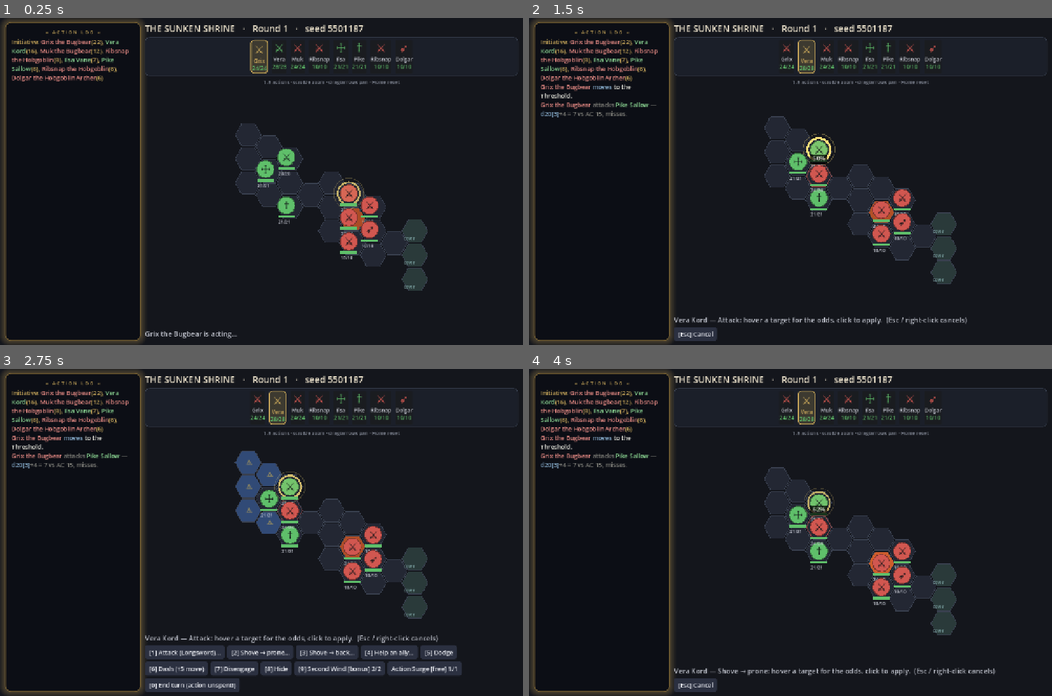
Above: before the commit, frames 1-4 (two rows, left to right).
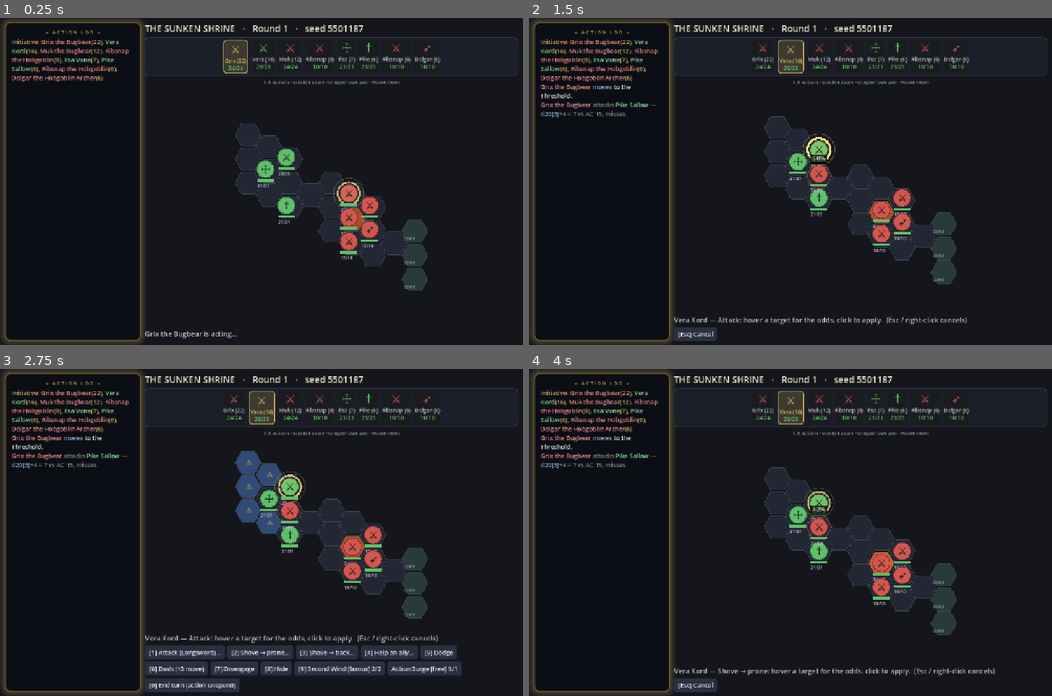
Above: after the commit, the same moments.

Repository: EgecanOzcakar/sorcmerc
Game: Godot game, scene res://scenes/main.tscn
Same seed, same stepped clock (60 frames per second), same inputs: the game is played once before the commit and once after it. This scene is started directly instead of the project's main scene.
Inputs (mouse positions are in pixels of both pictures, inside the frame that each line leads up to):
- Up to frame 1 (0.25 s): no input
- Up to frame 2 (1.5 s): tap Enter at 0.5 s; drag from (790, 181) to (842, 109) at 0.52 s; click "[1] Attack (Longsword)…" at 1.25 s
- Up to frame 3 (2.75 s): click "[Esc] Cancel" at 2 s
- Up to frame 4 (4 s): click "[2] Shove → prone…" at 2.75 s; tap Enter at 3.5 s; drag from (685, 548) to (764, 597) at 3.52 s

The runs differ from the first frame. In frame 1, 1.5% of the frame differs, in the area x 42-85%, y 6-17%; in frame 2, 1.3%; in frame 3, 1.3%; in frame 4, 1.3%.

Commit message:
main: restore the initiative number alongside HP in the turn-order strip
T29 dropped the initiative label, reasoning the strip is already the
order. The number still matters tactically though (how far ahead or
behind someone is), and the request was to add HP, not replace
initiative with it. The tile sequence was never initiative-vs-HP either
way -- always cb.order, untouched; only the per-tile label swapped. Name
label now carries the roll ("Vera (14)"), HP stays on its own line below.

Co-Authored-By: Claude Sonnet 5 <noreply@anthropic.com>

Diff:
--- a/scenes/main.gd
+++ b/scenes/main.gd
@@ -712,12 +712,14 @@
 		g.add_theme_color_override("font_color", tint)
 		tv.add_child(g)
 		var nm := Label.new()
-		nm.text = c.cname.split(" ")[0]
+		nm.text = "%s (%d)" % [c.cname.split(" ")[0], c.init_roll]
 		nm.horizontal_alignment = HORIZONTAL_ALIGNMENT_CENTER
 		nm.add_theme_font_size_override("font_size", int(Icons.FS_SMALL * u))
 		nm.add_theme_color_override("font_color", tint if c == cb.current() else Icons.COL_BODY)
 		tv.add_child(nm)
-		# T29: current HP, not the initiative roll — the order is already the order.
+		# The strip is still initiative order (cb.order, untouched) -- the name
+		# label keeps the roll so you can read the actual initiative, and HP
+		# shows alongside it rather than replacing it.
 		var hp := Label.new()
 		hp.text = "%d/%d" % [c.hp, c.max_hp]
 		hp.horizontal_alignment = HORIZONTAL_ALIGNMENT_CENTER
